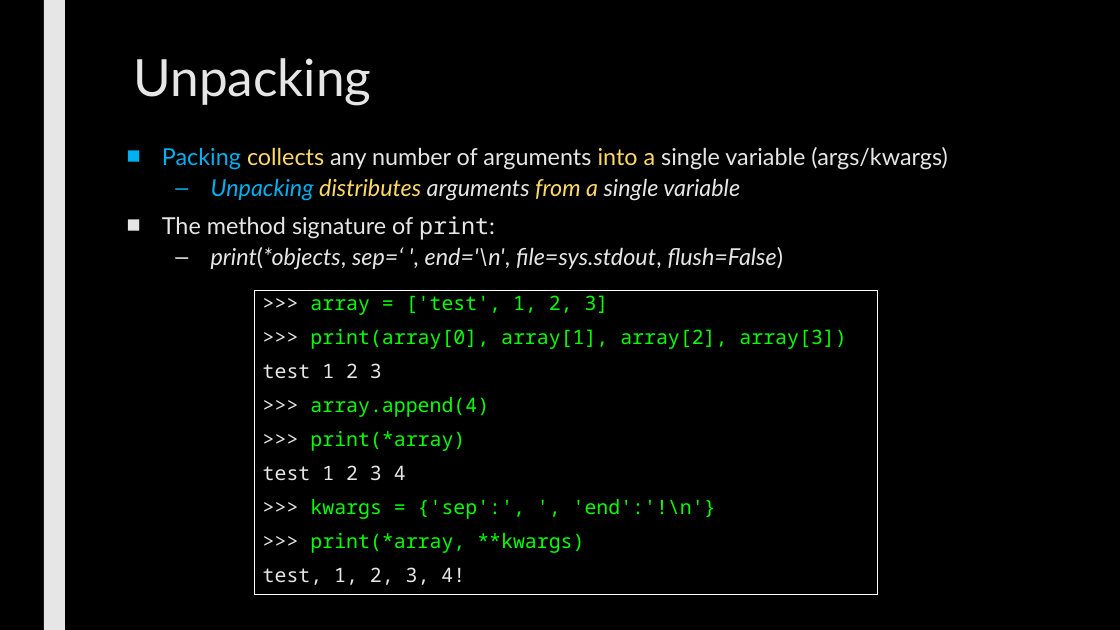
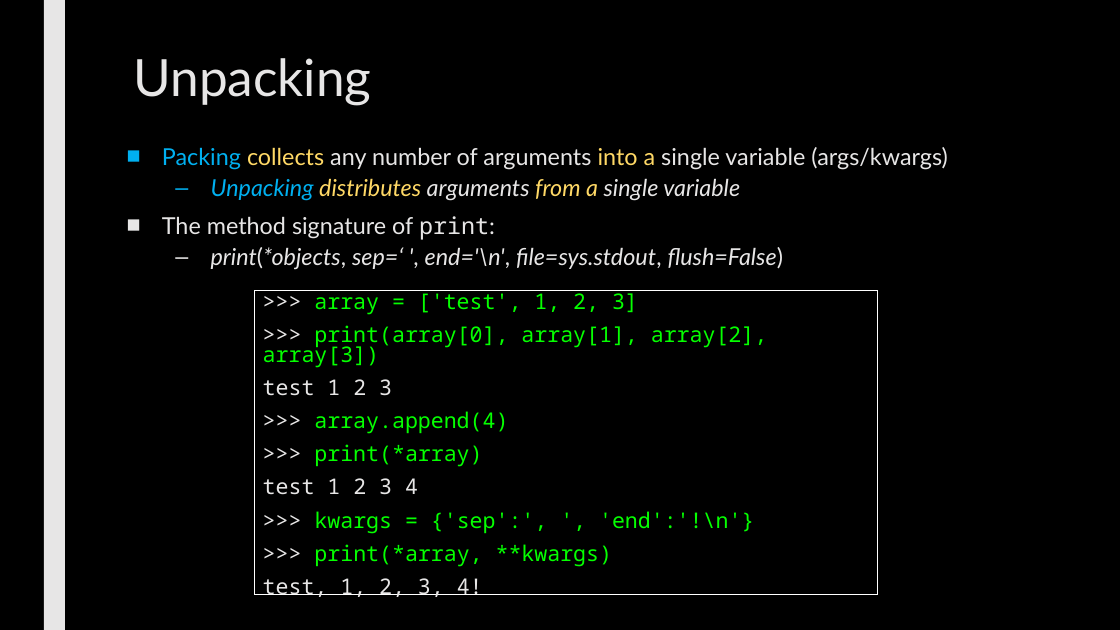
Before and after one commit to max7patek/metaprogramming, a slide deck: slide 7 of slides/03-Closures.pptx. Drawn at 1120x630 pixels with LibreOffice and Linux fonts; fonts in the diff are those of the drawing. Boxes give left, top, right and bottom in pixels: in the first picture for what was removed or moved away, otherwise in the second. Text is boxed around its words. In the diff, an @@ line names an element or a change of style, - is before the commit and + after.

```diff
--- a/slides/03-Closures.pptx
+++ b/slides/03-Closures.pptx
@@ rectangle ">>> array = ['test', 1, ..." at (255, 290, 878, 595): size 17 to 18.5 pt; line spacing 0.84 to 0.74 @@
```
Also in this commit, not shown: 6 other slides changed.
